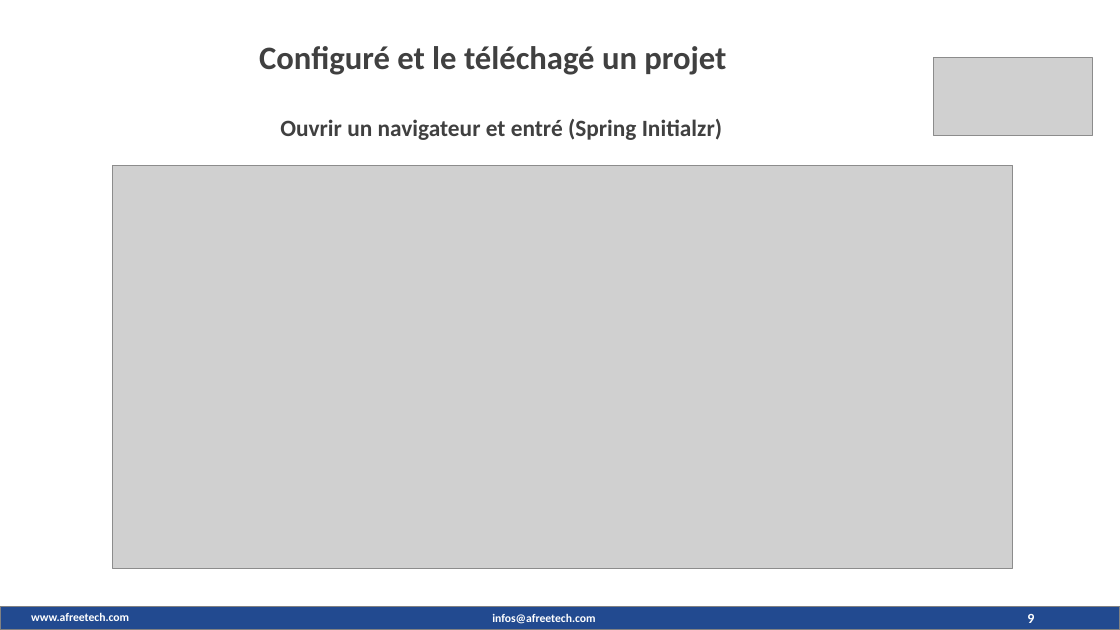
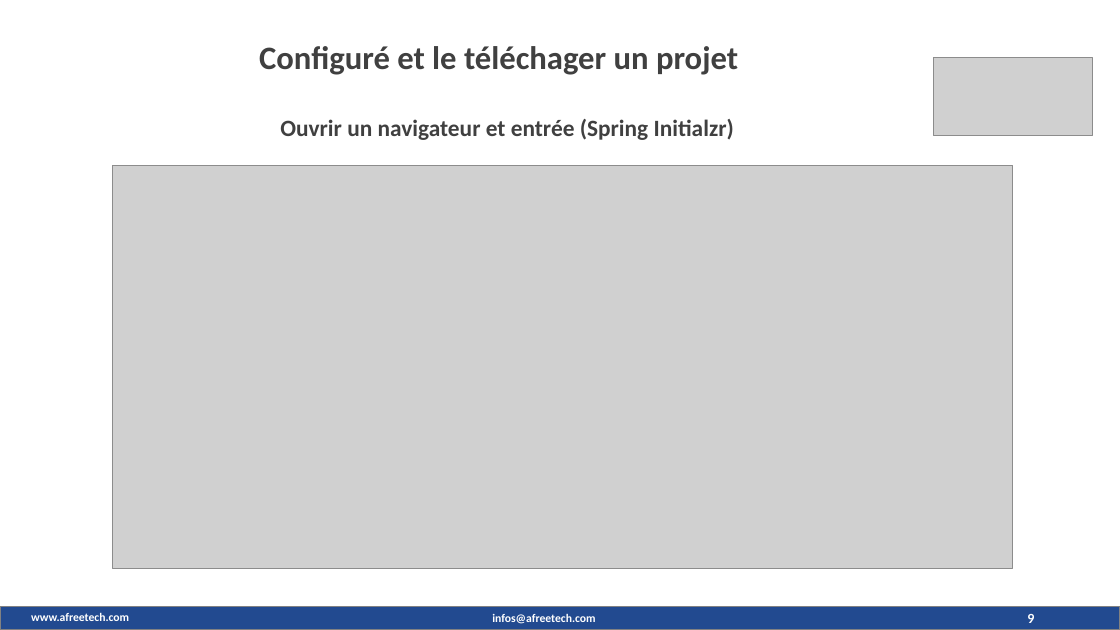
Before and after one commit to maximedorlin/maximedorlin, a slide deck: slide 9 of sprint boot.pptx. Drawn at 1120x630 pixels with LibreOffice and Linux fonts; fonts in the diff are those of the drawing; grey boxes stand for pictures; background and template pictures are left out. Boxes give left, top, right and bottom in pixels: in the first picture for what was removed or moved away, otherwise in the second. Text is boxed around its words. In the diff, an @@ line names an element or a change of style, - is before the commit and + after.

```diff
--- a/sprint boot.pptx
+++ b/sprint boot.pptx
@@ text at bbox=[259, 46, 738, 75]: text changed @@
-Configuré et le téléchagé un projet
+Configuré et le téléchager un projet
@@ text at bbox=[280, 119, 734, 140]: text changed @@
-Ouvrir un navigateur et entré (Spring Initialzr)
+Ouvrir un navigateur et entrée (Spring Initialzr)
```
Also in this commit, not shown: 10 other slides changed.
